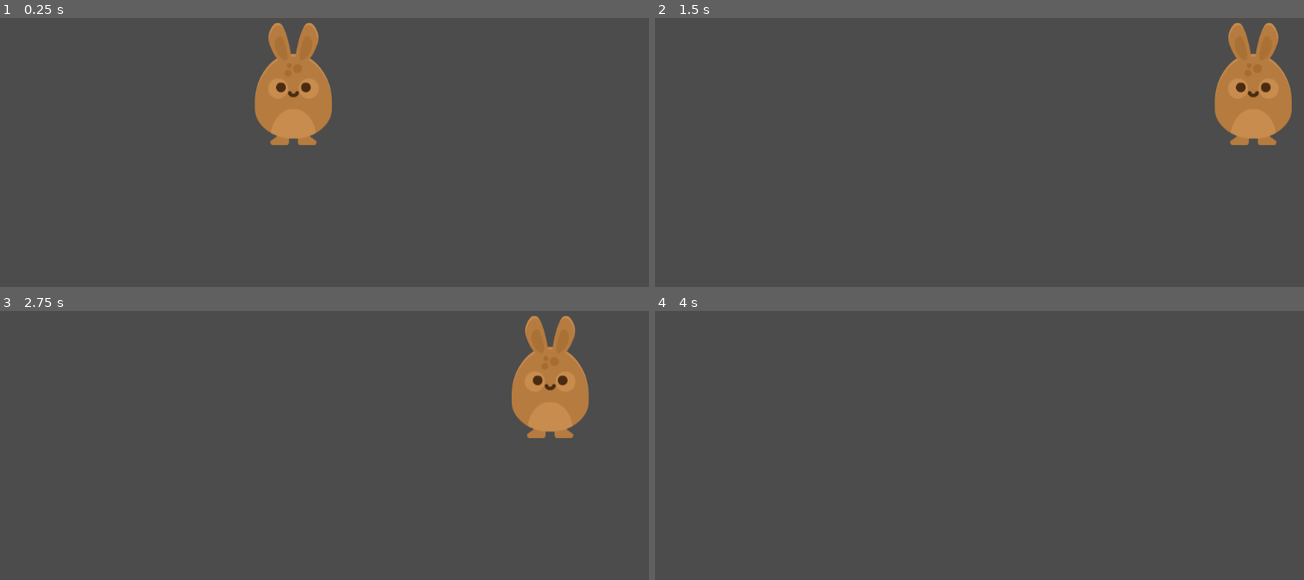
Above: before the commit, frames 1-4 (two rows, left to right).
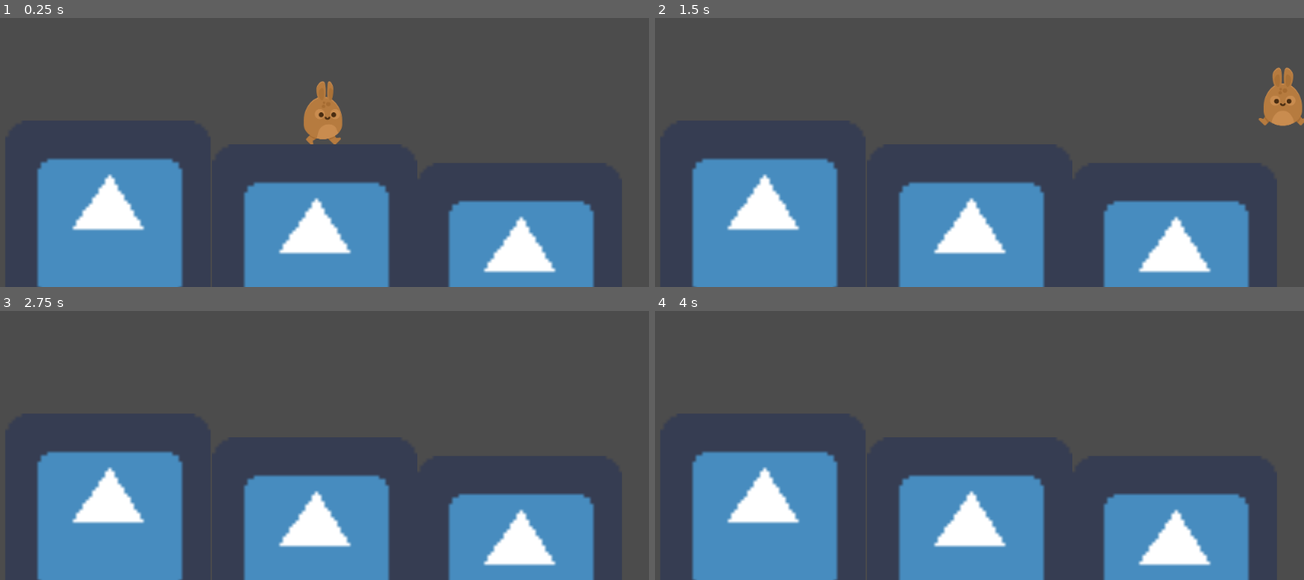
Above: after the commit, the same moments.

Repository: TheXanada96/TutorialGodottaro
Game: Godot game, scene res://Platform 2D/Platform 2D.tscn
Two runs of this game, one before a commit and one after it. Both use one fixed random seed, a clock stepped at 60 frames per second and the inputs below. This scene is started directly instead of the project's main scene. The engine's default icon, where the game draws it, is replaced by a stand-in: a white triangle on a blue panel in a dark square.
Inputs:
- Up to frame 1 (0.25 s): no input
- Up to frame 2 (1.5 s): hold Space (Jump, bound only after the commit) 0.53-1.28 s; hold Right (ui_right) from 0.53 s (still down); tap Space (Jump, bound only after the commit) at 1.35 s
- Up to frame 3 (2.75 s): tap Space (Jump, bound only after the commit) at 1.52, 1.82 s; release Right (ui_right) at 2.03 s; hold Left (ui_left) from 2.03 s (still down); hold Space (Jump, bound only after the commit) from 2.03 s (still down)
- Up to frame 4 (4 s): release Left (ui_left) at 2.78 s; release Space (Jump, bound only after the commit) at 2.78 s; hold Right (ui_right) from 2.78 s (still down); tap Space (Jump, bound only after the commit) at 2.85, 3.02, 3.32 s; hold Space (Jump, bound only after the commit) from 3.53 s (still down)

The runs differ from the first frame. In frame 1, 30% of the frame differs, in the area x 5-92%, y 1-100%; in frame 2, 30%; in frame 3, 31%; in frame 4, 27%.

Commit message:
script sistemati

Diff:
--- a/Platform 2D/Platform 2D.tscn
+++ b/Platform 2D/Platform 2D.tscn
@@ -1,21 +1,55 @@
 [gd_scene load_steps=4 format=2]
 
-[ext_resource path="res://Platform 2D/asset di gioco/GFX/Players/bunny1_ready.png" type="Texture" id=1]
-[ext_resource path="res://Platform 2D/Player.gd" type="Script" id=2]
+[ext_resource path="res://Platform 2D/Player.tscn" type="PackedScene" id=1]
+[ext_resource path="res://Hello World/icon.png" type="Texture" id=3]
 
-[sub_resource type="CapsuleShape2D" id=1]
-radius = 53.0
-height = 88.0
+[sub_resource type="RectangleShape2D" id=2]
+extents = Vector2( 32, 32 )
 
-[node name="Player" type="KinematicBody2D"]
-position = Vector2( 470, 282 )
-script = ExtResource( 2 )
+[node name="Node2D" type="Node2D"]
+
+[node name="Player2" parent="." instance=ExtResource( 1 )]
+
+[node name="Floor" type="StaticBody2D" parent="."]
+position = Vector2( 544, 705 )
+scale = Vector2( 10, 10 )
 __meta__ = {
 "_edit_group_": true
 }
 
-[node name="Sprite" type="Sprite" parent="."]
-texture = ExtResource( 1 )
+[node name="Sprite" type="Sprite" parent="Floor"]
+texture = ExtResource( 3 )
 
-[node name="CollisionShape2D" type="CollisionShape2D" parent="."]
-shape = SubResource( 1 )
+[node name="CollisionShape2D" type="CollisionShape2D" parent="Floor"]
+shape = SubResource( 2 )
+
+[node name="Floor2" type="StaticBody2D" parent="."]
+position = Vector2( 1182, 763 )
+scale = Vector2( 10, 10 )
+__meta__ = {
+"_edit_group_": true
+}
+
+[node name="Sprite" type="Sprite" parent="Floor2"]
+texture = ExtResource( 3 )
+
+[node name="CollisionShape2D" type="CollisionShape2D" parent="Floor2"]
+shape = SubResource( 2 )
+
+[node name="Floor3" type="StaticBody2D" parent="."]
+position = Vector2( -99.9999, 631 )
+scale = Vector2( 10, 10 )
+__meta__ = {
+"_edit_group_": true
+}
+
+[node name="Sprite" type="Sprite" parent="Floor3"]
+texture = ExtResource( 3 )
+
+[node name="CollisionShape2D" type="CollisionShape2D" parent="Floor3"]
+shape = SubResource( 2 )
+
+[node name="Camera2D" type="Camera2D" parent="."]
+position = Vector2( 561, 231 )
+current = true
+zoom = Vector2( 2, 2 )
--- a/Platform 2D/Player.gd
+++ b/Platform 2D/Player.gd
@@ -1,10 +1,34 @@
 extends KinematicBody2D
 
 var motion = Vector2(0,0); var Obama = 2
-const SPEED = 500
+
+const SPEED = 1000
+const GRAVITY = 50
+const UP = Vector2(0,-1)
+const JUMP_SPEED = 1000
 
 func _physics_process(delta):
-	pass
+	apply_gravity()
+	jump()
+	move()
+	animate()
+	move_and_slide(motion, UP)
+
+
+func apply_gravity():
+	if not is_on_floor():
+		motion.y += GRAVITY
+	else:
+		motion.y = 0
+
+
+
+func jump():
+	if Input.is_action_pressed("Jump") and is_on_floor() :
+		motion.y -= JUMP_SPEED
+
+
+func move():
 	if Input.is_action_pressed("ui_left")\
 	and not Input.is_action_pressed("ui_right"):
 		motion.x = -SPEED
@@ -12,12 +36,17 @@
 	elif Input.is_action_pressed("ui_right")\
 	and not Input.is_action_pressed("ui_left"):
 		motion.x = SPEED
-
-	elif Input.is_action_pressed("ui_up"):
-		motion.y = -SPEED
-	elif Input.is_action_pressed("ui_down"):
-		motion.y = SPEED
 	else:
 		motion.x = 0
-		motion.y = 0
-	move_and_slide(motion)
+
+func animate():
+	if motion.y <0:
+		$AnimatedSprite.play("jump")
+	elif motion.x >= 0:
+		$AnimatedSprite.play("walk")
+		$AnimatedSprite.flip_h = false
+	elif motion.x <= 0:
+		$AnimatedSprite.play("walk")
+		$AnimatedSprite.flip_h = true
+	else:
+		$AnimatedSprite.play("idle")
--- /dev/null
+++ b/Platform 2D/Player.tscn
@@ -0,0 +1,45 @@
+[gd_scene load_steps=9 format=2]
+
+[ext_resource path="res://Platform 2D/asset di gioco/GFX/Players/bunny1_ready.png" type="Texture" id=1]
+[ext_resource path="res://Platform 2D/Player.gd" type="Script" id=2]
+[ext_resource path="res://Platform 2D/asset di gioco/GFX/Players/bunny1_walk1.png" type="Texture" id=3]
+[ext_resource path="res://Platform 2D/asset di gioco/GFX/Players/bunny1_stand.png" type="Texture" id=4]
+[ext_resource path="res://Platform 2D/asset di gioco/GFX/Players/bunny1_jump.png" type="Texture" id=5]
+[ext_resource path="res://Platform 2D/asset di gioco/GFX/Players/bunny1_walk2.png" type="Texture" id=6]
+
+[sub_resource type="CapsuleShape2D" id=1]
+radius = 53.0
+height = 88.0
+
+[sub_resource type="SpriteFrames" id=2]
+animations = [ {
+"frames": [ ExtResource( 1 ), ExtResource( 4 ) ],
+"loop": true,
+"name": "idle",
+"speed": 5.0
+}, {
+"frames": [ ExtResource( 5 ) ],
+"loop": true,
+"name": "jump",
+"speed": 5.0
+}, {
+"frames": [ ExtResource( 3 ), ExtResource( 6 ) ],
+"loop": true,
+"name": "walk",
+"speed": 5.0
+} ]
+
+[node name="Player" type="KinematicBody2D"]
+position = Vector2( 569, 217 )
+script = ExtResource( 2 )
+__meta__ = {
+"_edit_group_": true
+}
+
+[node name="CollisionShape2D" type="CollisionShape2D" parent="."]
+shape = SubResource( 1 )
+
+[node name="AnimatedSprite" type="AnimatedSprite" parent="."]
+frames = SubResource( 2 )
+animation = "walk"
+frame = 1
--- a/project.godot
+++ b/project.godot
@@ -18,6 +18,14 @@
 
 common/drop_mouse_on_gui_input_disabled=true
 
+[input]
+
+Jump={
+"deadzone": 0.5,
+"events": [ Object(InputEventKey,"resource_local_to_scene":false,"resource_name":"","device":0,"alt":false,"shift":false,"control":false,"meta":false,"command":false,"pressed":false,"scancode":32,"physical_scancode":0,"unicode":0,"echo":false,"script":null)
+ ]
+}
+
 [locale]
 
 locale_filter=[ 0, [  ] ]
